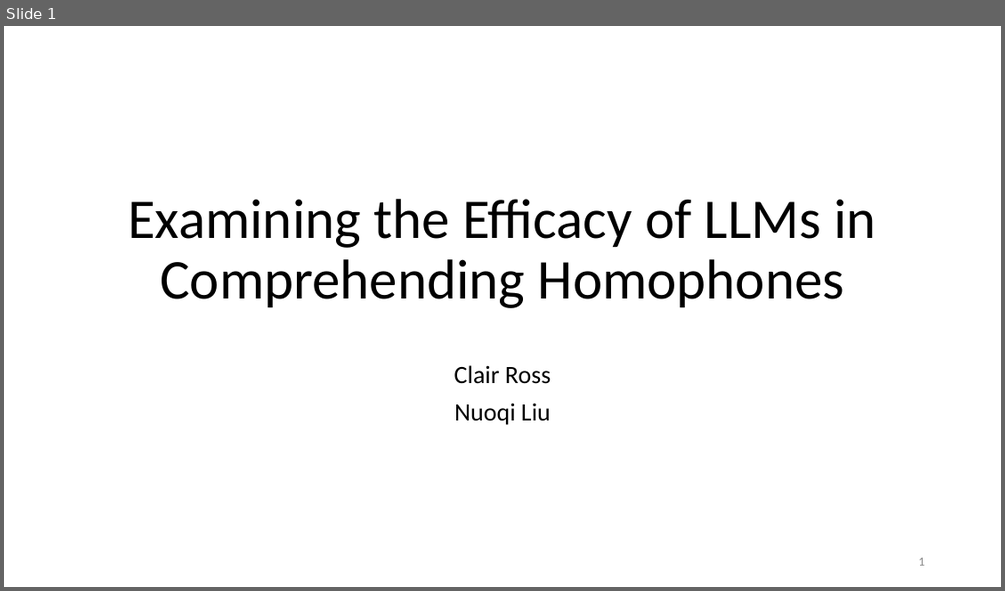
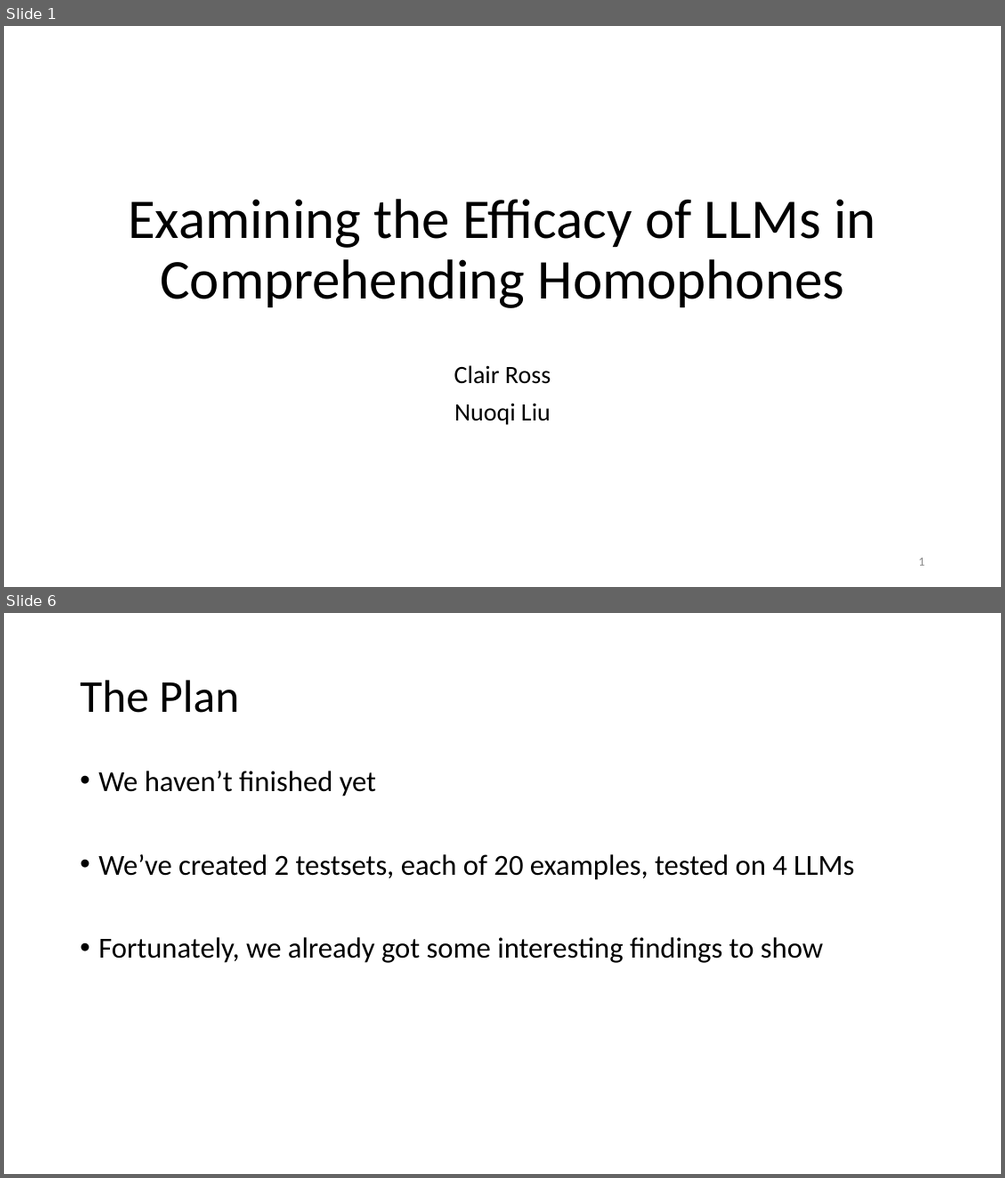
Before and after one commit to LNQ1997/CPSC532V-project, a slide deck: final_presentation.pptx. Shown one above the other, each under a label of ours: slide 1 before the commit, slides 1 and 6 after it; the slides between them are not shown. The pictures are 1005x591 and 1005x1178 pixels, drawn with LibreOffice and Linux fonts; fonts in the diff are those of the drawing. Boxes give left, top, right and bottom in pixels: in the first picture for what was removed or moved away, otherwise in the second. Text is boxed around its words. In the diff, an @@ line names an element or a change of style, - is before the commit and + after.

```diff
--- a/final_presentation.pptx
+++ b/final_presentation.pptx
@@ slide 6 added at [4,613,1001,1174], background #FFFFFF @@
@@ title added at [80,680,239,713], 44 pt, text #000000 @@
+The Plan
@@ text added at [98,771,854,963], 28 pt, text #000000 @@
+• We haven’t finished yet
+• We’ve created 2 testsets, each of 20 examples, tested on 4 LLMs
+• Fortunately, we already got some interesting findings to show
```
Also in this commit, not shown: 1 slide changed, 18 other slides added, 4 slides removed.
